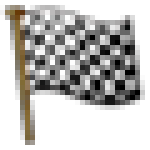
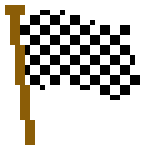
Layered file, before and after one edit (150x150). Changes by layer:
added layer "Pasted Layer #1" above "Pasted Layer" over [5, 5, 140, 145]
hid "Pasted Layer", painted on it over [0, 5, 145, 145]
